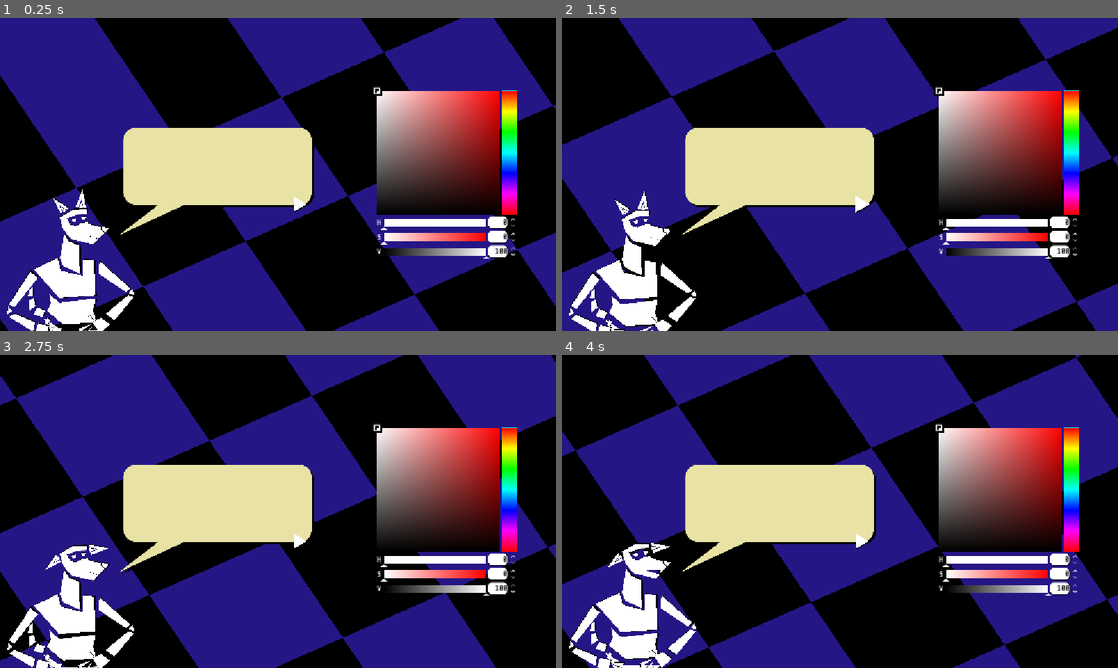
Above: before the commit, frames 1-4 (two rows, left to right).
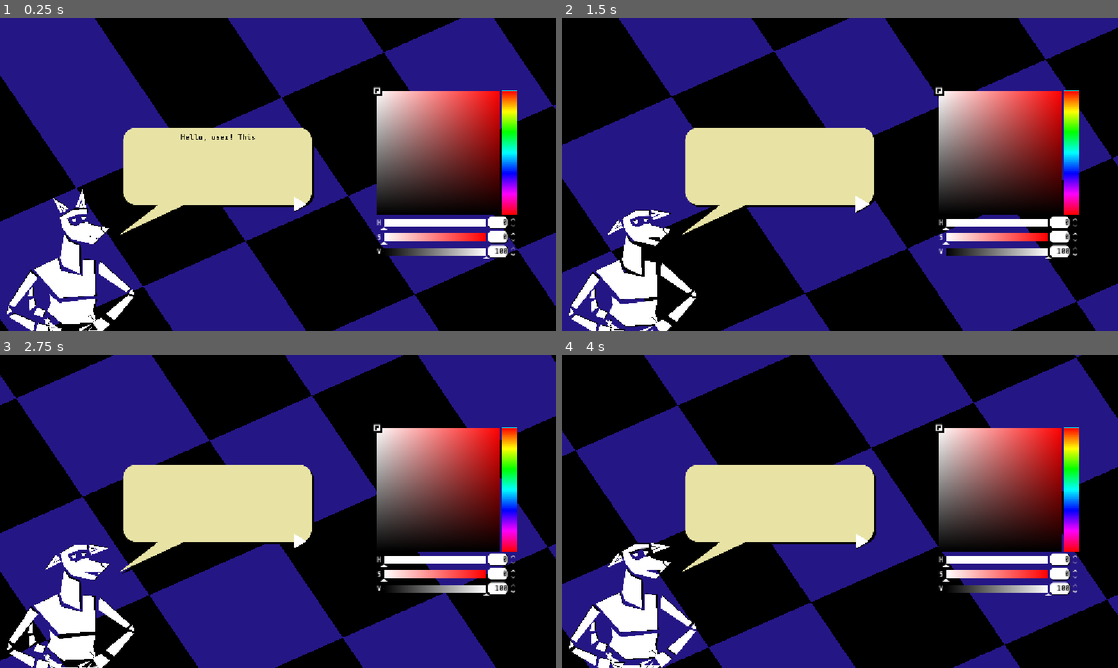
Above: after the commit, the same moments.

Repository: AlejandroCiuba/color-picker-game
Game: Godot game, scene res://scenes/levels/test.tscn
Same seed, same stepped clock (60 frames per second), same inputs: the game is played once before the commit and once after it. The project has no main scene, so this scene is started directly.
Inputs (mouse positions are in pixels of both pictures, inside the frame that each line leads up to):
- Up to frame 1 (0.25 s): no input
- Up to frame 2 (1.5 s): click (862, 205) at 0.5 s; click (862, 205) at 1.25 s
- Up to frame 3 (2.75 s): move the mouse to (400, 495) at 2.02 s; hold Right (ui_right) from 2.03 s (still down)
- Up to frame 4 (4 s): move the mouse to (728, 527) at 2.77 s; release Right (ui_right) at 2.78 s; hold Left (ui_left) 2.78-3.53 s; move the mouse to (895, 442) at 3.52 s; hold Right (ui_right) from 3.53 s (still down)

The runs differ from the first frame. In frame 1, less than 0.1% of the frame differs, in the area x 32-46%, y 37-40%; in frame 2, 0.3%, in the area x 8-20%, y 55-73%; in frame 3, less than 0.1%; in frame 4, nothing differs.

Commit message:
Hooked up dialog system to level and added character animations

Diff:
--- a/scenes/ents/character.gd
+++ b/scenes/ents/character.gd
@@ -10,6 +10,14 @@
 @onready var _eyes: Node2D = %Eyes
 @onready var _blink: Timer = %Blink
 @onready var _anim: AnimationPlayer = %AnimationPlayer
+
+
+func talk_happy() -> void:
+	_anim.play("talk-happy")
+
+
+func talk_sad() -> void:
+	_anim.play("talk-sad")
 
 
 func change_color(color: Color) -> void:
--- a/scenes/levels/level.gd
+++ b/scenes/levels/level.gd
@@ -1,17 +1,17 @@
 extends Node2D
 
-@onready var character: Character = %Casper
+@onready var casper: Character = %Casper
 @onready var dialog: DialogBox = %DialogBox
 
 
 func _story() -> void:
-	pass
+	DialogManager.start_script_in_scene("test", self, true)
 
 
 func _on_color_picker_color_changed(color: Color) -> void:
-	character.change_color(color)
+	casper.change_color(color)
 
 
 func _ready() -> void:
-	character.change_color(Color.WHITE)
+	casper.change_color(Color.WHITE)
 	_story()
--- a/scenes/levels/test.tscn
+++ b/scenes/levels/test.tscn
@@ -73,5 +73,6 @@
 offset_right = 246.0
 offset_bottom = 227.0
 scale = Vector2(0.35130125, 0.35130125)
+dialog_id = "Casper"
 
 [connection signal="color_changed" from="Background/Control/MarginContainer/ColorPicker" to="." method="_on_color_picker_color_changed"]
